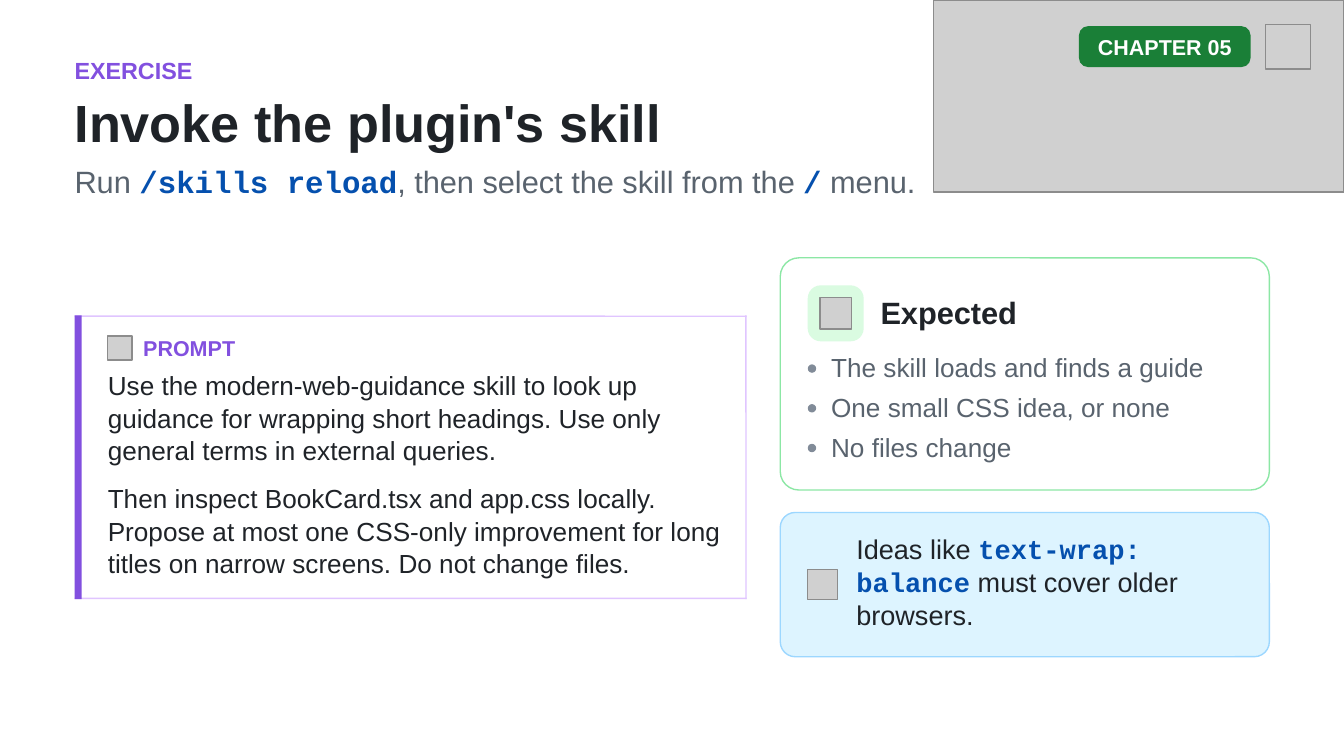
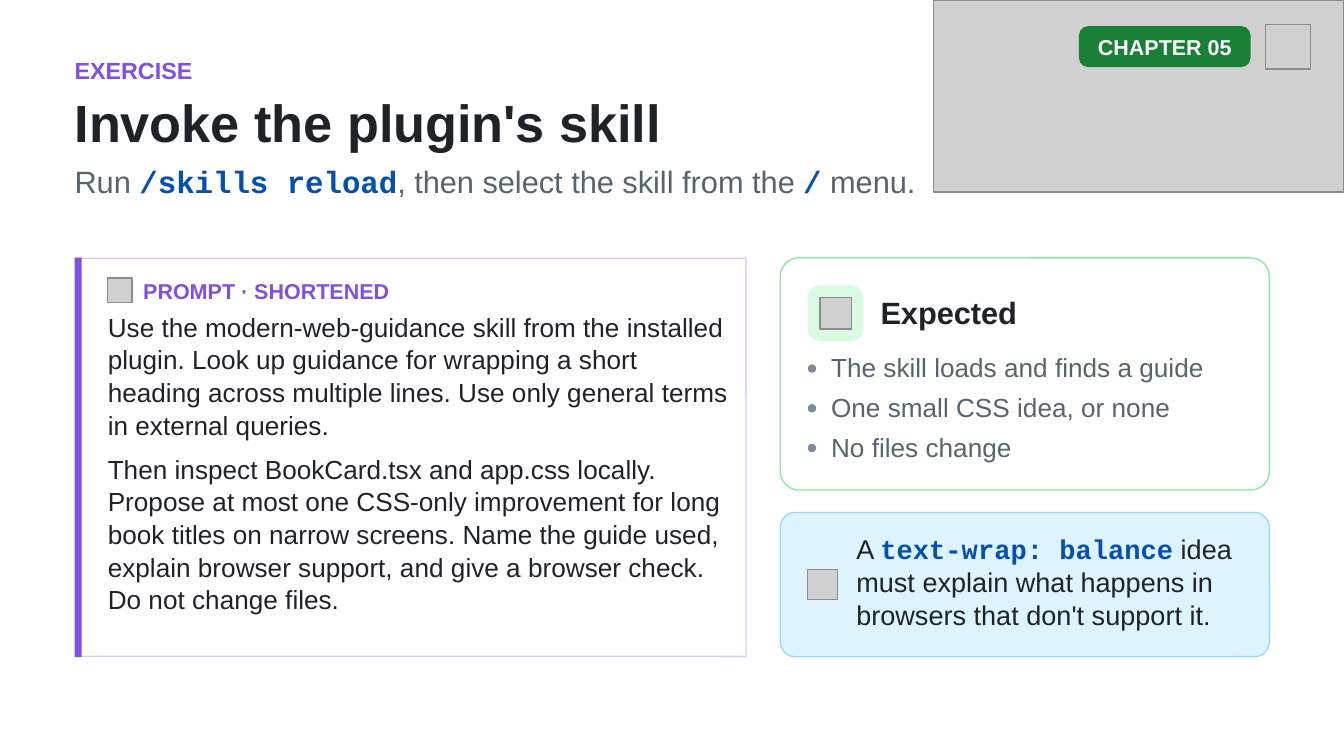
Before and after one commit to github/copilot-app-for-beginners, a slide deck: slide 13 of slides/05-mcp-plugins.pptx (slide 12 before the commit). Drawn at 1344x756 pixels with LibreOffice and Linux fonts; fonts in the diff are those of the drawing; grey boxes stand for pictures. Boxes give left, top, right and bottom in pixels: in the first picture for what was removed or moved away, otherwise in the second. Text is boxed around its words. In the diff, an @@ line names an element or a change of style, - is before the commit and + after.

```diff
--- a/slides/05-mcp-plugins.pptx
+++ b/slides/05-mcp-plugins.pptx
@@ line moved from (75, 316) - (747, 316) to (75, 258) - (747, 258) @@
@@ rounded rectangle: place and size @@
-rounded rectangle at (75, 316, 747, 599)
+rounded rectangle at (75, 258, 747, 657)
@@ line moved from (78, 316) - (78, 599) to (78, 258) - (78, 657) @@
@@ line moved from (746, 316) - (746, 599) to (746, 258) - (746, 657) @@
@@ picture: place and size @@
-picture at (108, 336, 132, 360)
+picture at (108, 278, 132, 302)
@@ text at (143, 284, 389, 299): text changed @@
-PROMPT
+PROMPT · SHORTENED
@@ text at (108, 318, 727, 441): text changed @@
-Use the modern-web-guidance skill to look up guidance for wrapping short headings. Use only general terms in external queries.
+Use the modern-web-guidance skill from the installed plugin. Look up guidance for wrapping a short heading across multiple lines. Use only general terms in external queries.
@@ text at (108, 460, 719, 615): text changed @@
-Then inspect BookCard.tsx and app.css locally. Propose at most one CSS-only improvement for long titles on narrow screens. Do not change files.
+Then inspect BookCard.tsx and app.css locally. Propose at most one CSS-only improvement for long book titles on narrow screens. Name the guide used, explain browser support, and give a browser check. Do not change files.
@@ text at (856, 539, 1232, 630): text changed @@
-Ideas like text-wrap: balance must cover older browsers.
+A text-wrap: balance idea must explain what happens in browsers that don't support it.
@@ line moved from (75, 598) - (747, 598) to (75, 656) - (747, 656) @@
```
Also in this commit, not shown: 7 other slides changed, 1 slide added, 7 other files.
